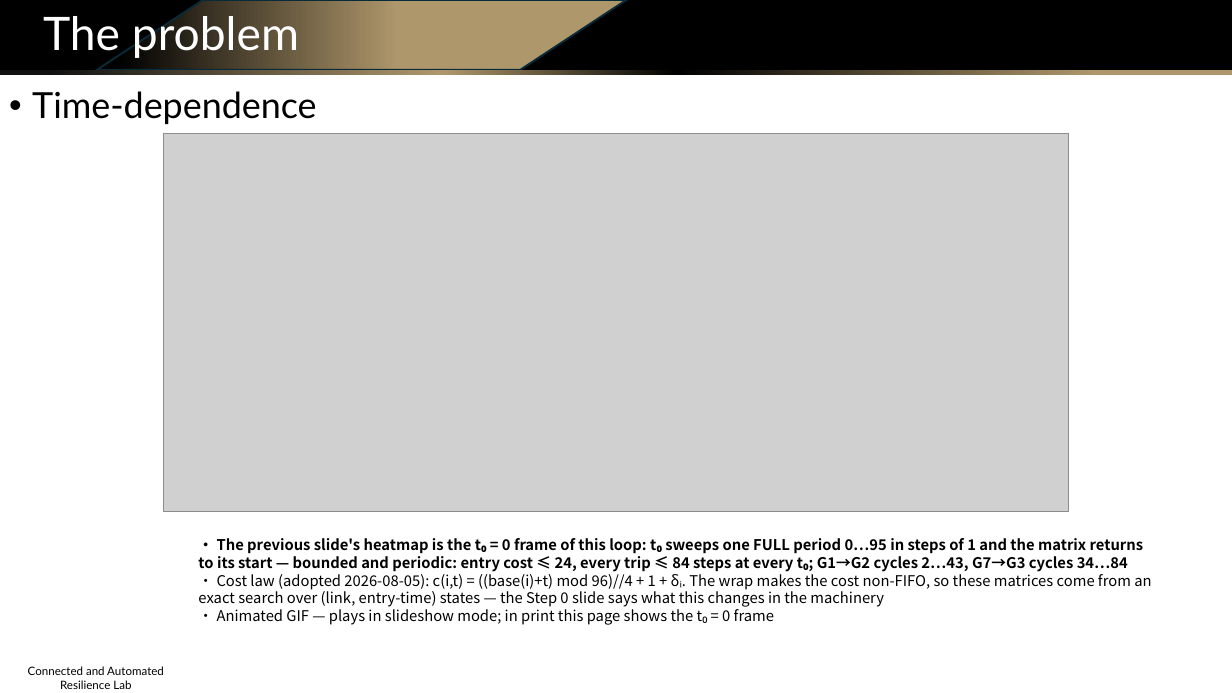
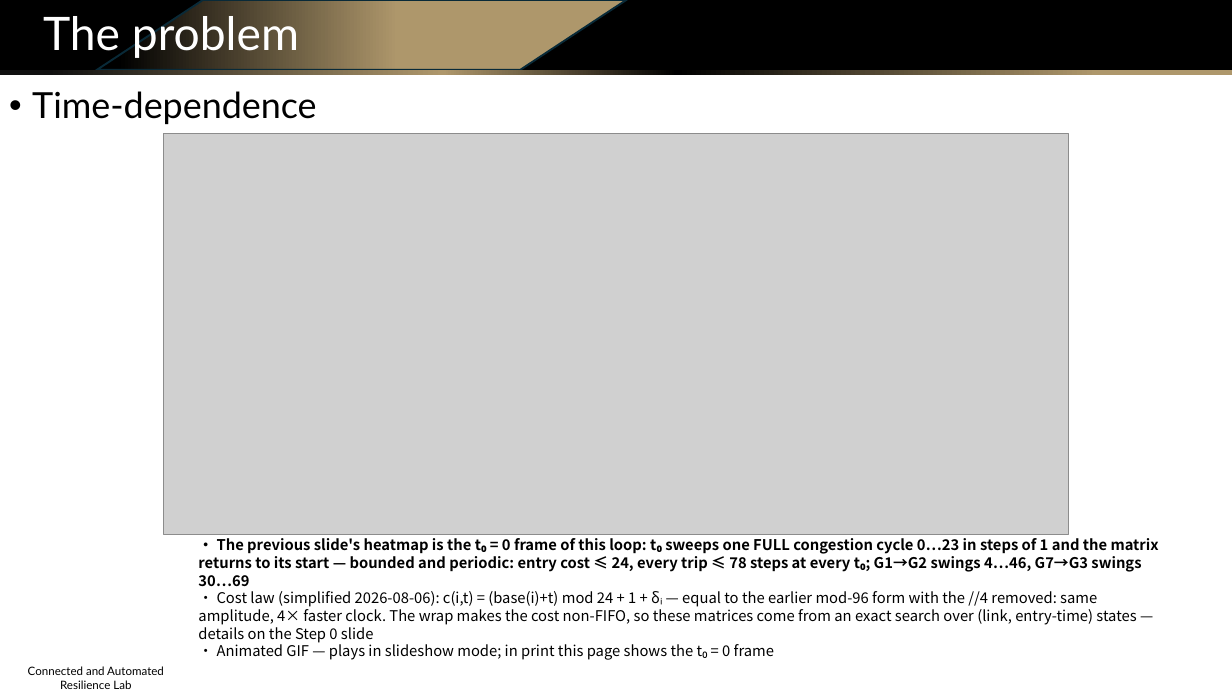
Before and after one commit to Dylan-Wyl10/RoboSense, a slide deck: slide 5 of experiments/20260804-budget-conditioning/ppt/sensing_routing_method_and_results.pptx. Drawn at 1232x693 pixels with LibreOffice and Linux fonts; fonts in the diff are those of the drawing; grey boxes stand for pictures; background and template pictures are left out. Boxes give left, top, right and bottom in pixels: in the first picture for what was removed or moved away, otherwise in the second. Text is boxed around its words. In the diff, an @@ line names an element or a change of style, - is before the commit and + after.

```diff
--- a/experiments/20260804-budget-conditioning/ppt/sensing_routing_method_and_results.pptx
+++ b/experiments/20260804-budget-conditioning/ppt/sensing_routing_method_and_results.pptx
@@ picture: place and size @@
-picture at [164, 134, 1069, 511]
+picture at [164, 134, 1069, 534]
@@ text at [198, 538, 1159, 643]: text changed; bold off @@
-• The previous slide's heatmap is the t₀ = 0 frame of this loop: t₀ sweeps one FULL period 0…95 in steps of 1 and the matrix returns to its start — bounded and periodic: entry cost ≤ 24, every trip ≤ 84 steps at every t₀; G1→G2 cycles 2…43, G7→G3 cycles 34…84
-• Cost law (adopted 2026-08-05): c(i,t) = ((base(i)+t) mod 96)//4 + 1 + δᵢ. The wrap makes the cost non-FIFO, so these matrices come from an exact search over (link, entry-time) states — the Step 0 slide says what this changes in the machinery
+• The previous slide's heatmap is the t₀ = 0 frame of this loop: t₀ sweeps one FULL congestion cycle 0…23 in steps of 1 and the matrix returns to its start — bounded and periodic: entry cost ≤ 24, every trip ≤ 78 steps at every t₀; G1→G2 swings 4…46, G7→G3 swings 30…69
+• Cost law (simplified 2026-08-06): c(i,t) = (base(i)+t) mod 24 + 1 + δᵢ — equal to the earlier mod-96 form with the //4 removed: same amplitude, 4× faster clock. The wrap makes the cost non-FIFO, so these matrices come from an exact search over (link, entry-time) states — details on the Step 0 slide
```
Also in this commit, not shown: 12 other slides changed, 24 other files.
